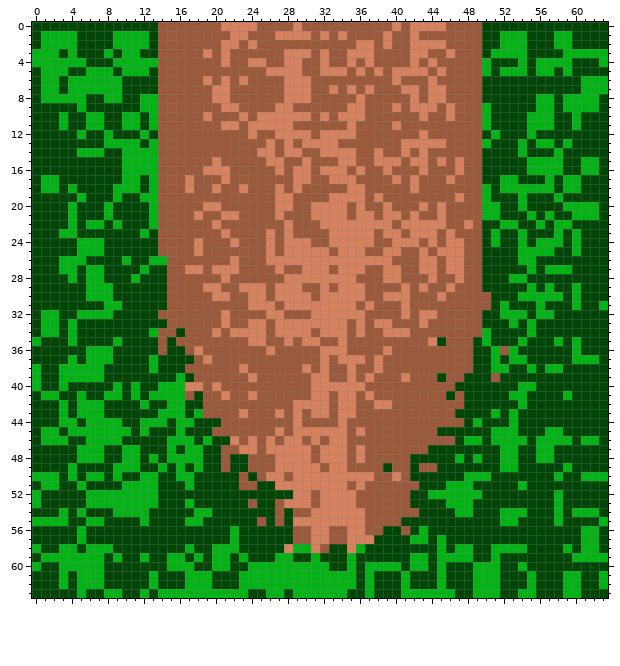
Two states of a pixel-art sprite, img/tiles/south_end.png. That is the earlier state.
The file is 64x64 pixels.
Now the later version:
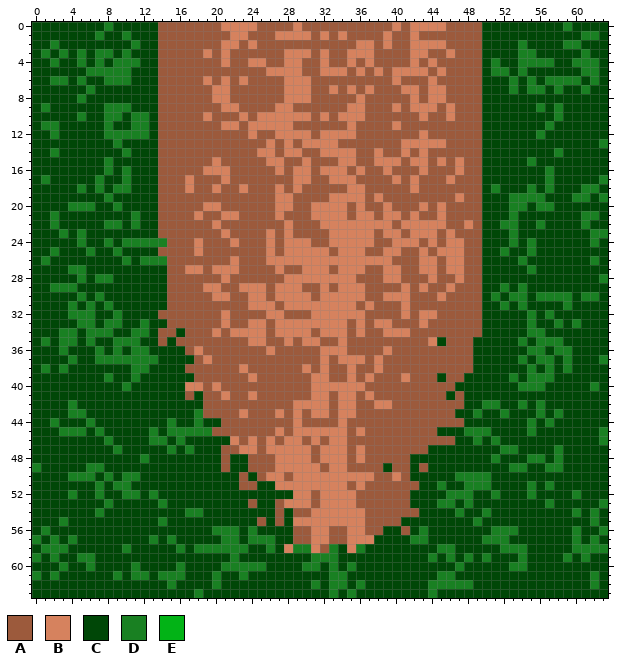
Palette (. is transparent): A #9c5a3c  B #d6825e  C #004707  D #198022  E #02b316
From old to new:
Changed rows in their new state; - is an unchanged pixel.
first column x 0:
 0 --------D--------------------------------------------------D----
 1 -CCCC--D-CDCC---------------------------------------CCC---CC-DD-
 2 -CDCC----CCDC---------------------------------------CCD---CDD---
 3 CDCDCD-DD-DC---------------------------------------CCCDD---CCDCC
 4 CCDCCD-D-DDDCC------------------------------------CD--DDDDCCDDDC
 5 -CCC--DDDDDCC-------------------------------------CDDCD-CC-C-DD-
 6 -CDDCDCCDDD------------------------------------------D-D-DDDDCDC
 7 -CC-CCDCCC-------------------------------------------D-DD-D--DCC
 8 -CCCCD--CC--CC------------------------------------------CC-CCCC-
 9 -D---C--DDD-CC------------------------------------C-----DCDCCCC-
10 ---C-DCCDDCDDC------------------------------------C----CCCD-C---
11 -DDC--CCD-CDDC------------------------------------C----CCD--C---
12 --D--C--DDDDD--------------------------------------C---CD-------
13 --------CDCC-C------------------------------------C---C-CC-C---D
14 --D--CCC--DCCC----------------------------------------C---D-----
15 --------D-CCCC-----------------------------------------DCCC--CC-
16 --------D-DCCC-----------------------------------------CCDC--CC-
17 -DC----D--DC-C--------------------------------------CC---D-CC--D
18 -CC-CD-D-DDC-C------------------------------------CDCCCDCD-CCDD-
19 -----C--DC--CC------------------------------------C--DDDD-C-DD-D
20 ----DDD-CD---C------------------------------------CC-DD-DD-CCCC-
21 --D-C---C--D-C------------------------------------CC-D-C-C--CDD-
22 --D-C-CCDD-D-C--------------------------------------DD--D-CC-D--
23 ---DCD------C--------------------------------------C-DC---C-C-DD
24 -----DCCD-DDDDD------------------------------------C-DCDCCC-C-D-
25 --D--CDC-D------------------------------------------D-CDCC--C---
26 -D-CCC----D-DDD---------------------------------------DC------D-
27 ---CDDCC----C------------------------------------------D-CCC----
28 ----CDCDD--C-----------------------------------------CC--------D
29 --DDD-CCC-------------------------------------------D-DC-C--C---
30 -----DCDC-----------------------------------------CD-DDCDDDDCDD-
31 ----D-D-DC----------------------------------------C-D-D-C--DC--C
32 -CC-DDDCCD------------------------------------------CCCDCD------
33 -CC-CDD-DD--D----------------------------------------C-D--D-D---
34 -CCDD-DDD--DDC------------------------------------C----DD-------
35 CD-DD-D--DDD--------------------------------------C---D-DDD-C---
36 ---D--CDCD-DD-C------------------------------------CCC-DD-DDC---
37 ----D-CDDDDDDD-------------------------------------C-CD-DD-DCCCD
38 CD-DCCCC---DDC-------------------------------------CC--D-DCD----
39 C--CCCCCD--D----C----------------------------------C-D-DDD------
40 C--C-----CDC--CCC-------------------------------------DDD-----D-
41 -CC--C--CC-C-CCCC------------------------------------CC----C----
42 ---CDCCC----C--CC---------------------------------DD--D-D-------
43 ---CDDCC------CCC-D------------------------------D-CDC--D-D-----
44 --DCC-DCCC--CCCDCCD------------------------------C---C-D-D------
45 -CCDDDCDCCC-CD-DDDDD----------------------------DDDCCC-D-CC----D
46 -CCC--CCDC---DDCDC-C----------------------------CD-DCCC-CCCC-CCD
47 -----CCC-DCC---D-DC---------------------------------DD--CCD-----
48 -----CCC--CCDC-CCCC----------------------------C-C-DCC-DDCD-----
49 D---C-DD-CCC--C-C-C-------------------------C-------CDD--DDC----
50 CCC-DDDCDCDDCC--CC-----------------------------DDDD-------C--CCC
51 -CC--C-D-DDCCC---C---------------------------DCCDDD---CD-D------
52 C---D-CDCCDDCD------------------------------CCDDDC-D---D--C-D---
53 C-----CCDCCCCCD--C---------------------------DDCD--------DC----D
54 ---C-C-D-CCCC----DDC---------------------------DC-D-CCC---C-DCD-
55 CCCD--CC----C-D--CC------------------------------D--CC----C---DC
56 -D---C--------------DDD-D------------------D-------DDD------DCCD
57 D-D-DC-------D-D-----DD-DDD---------------DD-C----DDD-------DCD-
58 CDDDC-CCC-D-----DCDDDDDD--D--DD--D--D--------DDCC--CDDD----CDDDD
59 DCDCCDDC-C--C--CC-C-CCDC---CC--DDD-C------CCDCDCD-DC--D----DCDCC
60 C--DCCDC---D---CDC--CDDDDDCCCCDDCD-D-CCCC-CC-C-D-CCC-DD---------
61 D-DC-CCC-D-DDCDDDCCCD--DCCCCCCCCCDDC-C---C---DD--CCC---C---CC-DC
62 ---C-CCC-----C-D-CCCD--CCCCCCCCDCDDCDC---C--DDDDDCCC---C---CC-DC
63 -----C--CC--C-CCCCDCCCCC--CC-CCCCDCD-C---CCCDCC--CCC--CC---CC---
